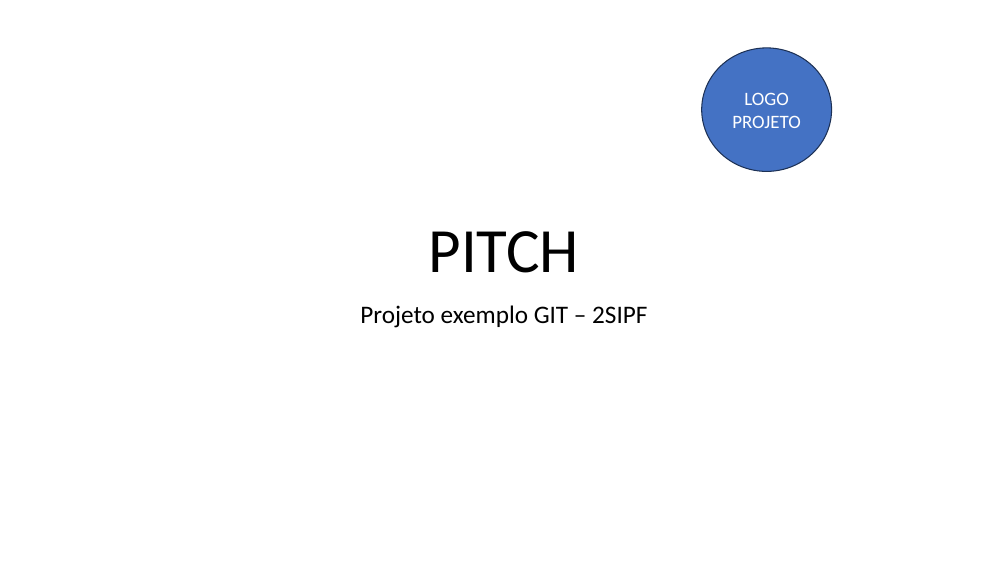
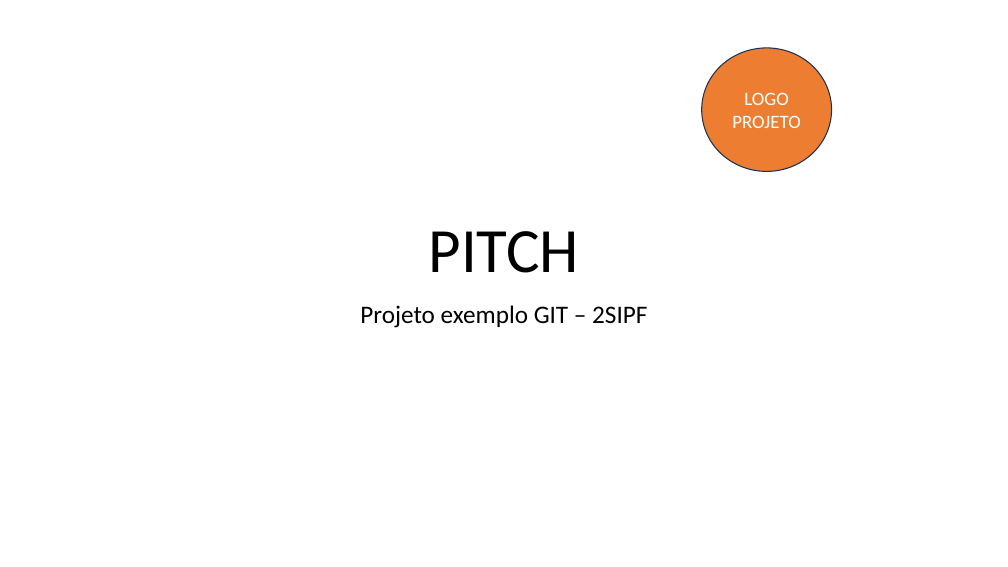
Before and after one commit to RenatoJardimParducci/2SIPF-ProjetoExemplo-2024, a slide deck: slide 1 of PastaDocumentos/Pitch-Projeto.pptx. Drawn at 1008x567 pixels with LibreOffice and Linux fonts; fonts in the diff are those of the drawing. Boxes give left, top, right and bottom in pixels: in the first picture for what was removed or moved away, otherwise in the second. Text is boxed around its words. In the diff, an @@ line names an element or a change of style, - is before the commit and + after.

Commit message:
Mudou logo para laranja no REMOTO

```diff
--- a/PastaDocumentos/Pitch-Projeto.pptx
+++ b/PastaDocumentos/Pitch-Projeto.pptx
@@ ellipse "LOGO PROJETO" at [702,48,832,171]: fill #4472C4 to #ED7D31 @@
```
